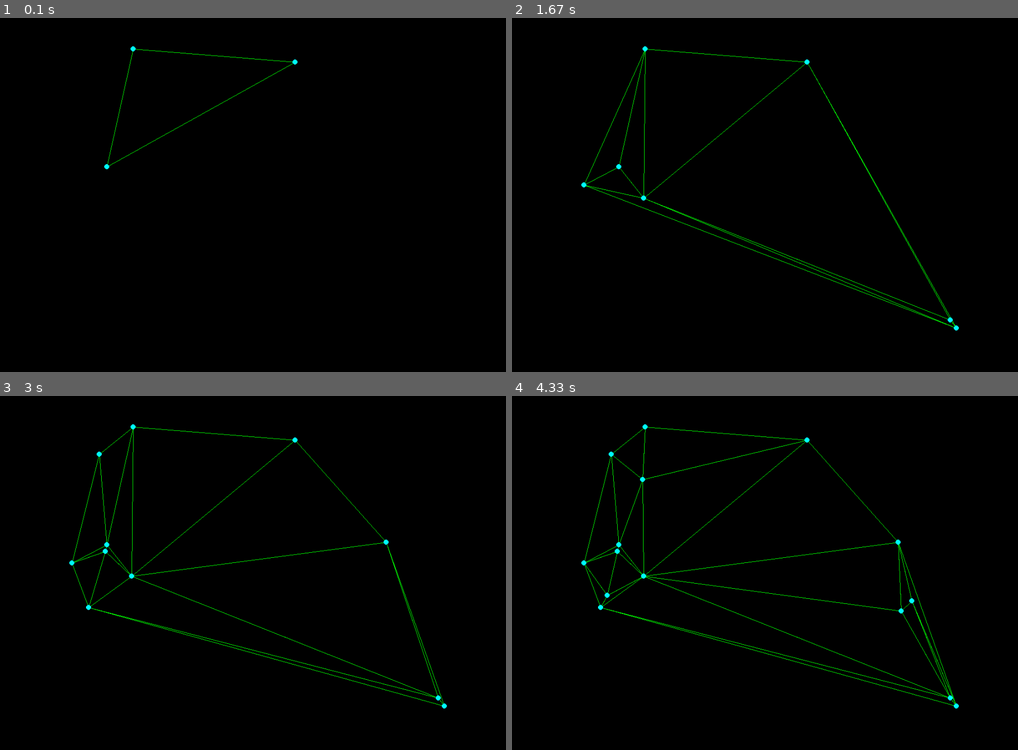
Above: before the commit, frames 1-4 (two rows, left to right).
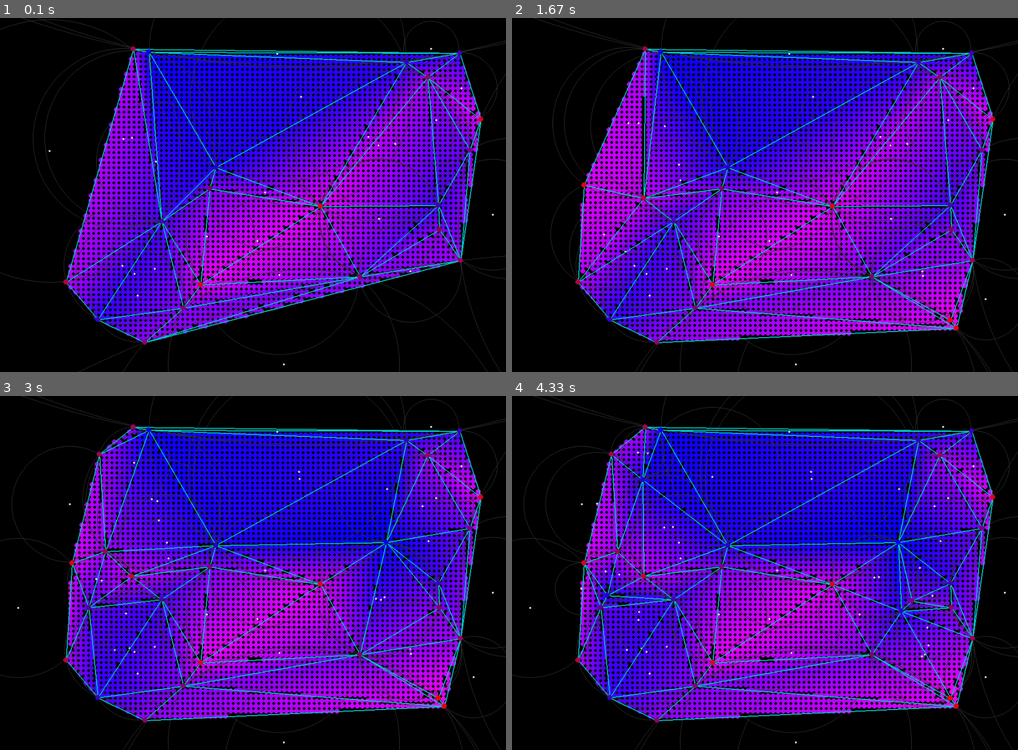
Above: after the commit, the same moments.

Repository: zainkhan-afk/Delaunay-Triangulation-Pygame
Game: pygame game, started from main.py
The game is run twice, just before and just after one commit, with the same random seed, the same clock (stepped at 60 frames per second) and the same inputs.
Inputs (mouse positions are in pixels of both pictures, inside the frame that each line leads up to):
- Up to frame 1 (0.1 s): no input
- Up to frame 2 (1.67 s): press the mouse at (765, 219) at 0.37 s; move the mouse to (704, 209) at 0.47 s; release the mouse at (643, 198) at 0.6 s; press the mouse at (765, 219) at 0.7 s; move the mouse to (856, 269) at 0.8 s; release the mouse at (952, 318) at 0.93 s; press the mouse at (765, 219) at 1.03 s; move the mouse to (673, 202) at 1.13 s; release the mouse at (582, 184) at 1.27 s; press the mouse at (765, 219) at 1.37 s; move the mouse to (861, 272) at 1.47 s; release the mouse at (957, 325) at 1.6 s
- Up to frame 3 (3 s): press the mouse at (253, 597) at 1.7 s; move the mouse to (318, 569) at 1.8 s; release the mouse at (384, 541) at 1.93 s; press the mouse at (253, 597) at 2.03 s; move the mouse to (172, 601) at 2.13 s; release the mouse at (86, 608) at 2.27 s; press the mouse at (253, 597) at 2.37 s; move the mouse to (177, 523) at 2.47 s; release the mouse at (101, 452) at 2.6 s; press the mouse at (253, 597) at 2.7 s; move the mouse to (182, 573) at 2.8 s; release the mouse at (106, 551) at 2.93 s
- Up to frame 4 (4.33 s): press the mouse at (765, 597) at 3.03 s; move the mouse to (835, 604) at 3.13 s; release the mouse at (901, 611) at 3.27 s; press the mouse at (765, 597) at 3.37 s; move the mouse to (689, 594) at 3.47 s; release the mouse at (608, 594) at 3.6 s; press the mouse at (765, 597) at 3.7 s; move the mouse to (704, 537) at 3.8 s; release the mouse at (643, 477) at 3.93 s; press the mouse at (765, 597) at 4.03 s; move the mouse to (840, 597) at 4.13 s; release the mouse at (911, 601) at 4.27 s

The runs differ from the first frame. In frame 1, 46% of the frame differs, in the area x 0-100%, y 0-100%; in frame 2, 52%; in frame 3, 53%; in frame 4, 53%.

Commit message:
Added mesh filling

Diff:
--- a/edge.py
+++ b/edge.py
@@ -8,12 +8,6 @@
 
 		self.point_distance = GetDistance(point1, point2)
 
-	def AddPoint(self, point):
-		if len(self.points) < 2:
-			self.points.append(point)
-		else:
-			print("Edge already has 2 points, can't add more.")
-
 	def __str__(self):
 		out_str = "\nEdge - "
 
@@ -23,4 +17,7 @@
 		return out_str
 
 	def __eq__(self, other):
-		return (self.points[0] == other.points[0] and self.points[1] == other.points[1]) or (self.points[0] == other.points[1] and self.points[1] == other.points[0])
+		condition1 = self.points[0] == other.points[0] and self.points[1] == other.points[1]
+		condition2 = self.points[0] == other.points[1] and self.points[1] == other.points[0]
+
+		return  condition1 or condition2
--- a/main.py
+++ b/main.py
@@ -10,11 +10,11 @@
 import numpy as np
 
 random.seed(15)
-N = 3
+N = 20
 DT = DelaunayTriangulation()
 
 for i in range(N):
-	point = Point(randint(50, 950), randint(50, 650), 1)
+	point = Point(randint(50, 950), randint(50, 650), randint(0, 50))
 
 	DT.AddPoint(point)
 
@@ -32,7 +32,7 @@
 		if event.type == pygame.MOUSEBUTTONUP:
 			pos = pygame.mouse.get_pos()
 
-			point = Point(pos[0], pos[1], 1)
+			point = Point(pos[0], pos[1], randint(0, 50))
 			print("Point Added")
 			print(point)
 			DT.AddPoint(point)
--- a/point.py
+++ b/point.py
@@ -16,5 +16,8 @@
 	def __add__(self, other):
 		return Point(self.x + other.x, self.y + other.y, self.z + other.z)
 
+	def __sub__(self, other):
+		return Point(self.x - other.x, self.y - other.y, self.z - other.z)
+
 	def __truediv__ (self, value):
 		return Point(self.x/value, self.y/value, self.z/value)
--- a/renderer.py
+++ b/renderer.py
@@ -1,4 +1,8 @@
 import pygame
+import numpy as np
+from point import Point
+from edge import Edge
+from utils import *
 
 class Renderer:
 	def __init__(self, width = 1000, height = 700, title = "Delaunay Triangulation"):
@@ -7,24 +11,113 @@
 		self.title = title
 
 		self.background_color = (0, 0, 0)
-		self.edge_color = (0, 255, 0)
-		self.point_color = (0, 255, 255)
+		self.edge_color = (0, 200, 200)
+		self.point_color = (200, 200, 0)
 		self.point_radius = 5
 
 		self.screen = pygame.display.set_mode((self.width, self.height))
 		pygame.display.set_caption(self.title)
 
+		self.regenerate_mesh_fill = True
+
 	def Clear(self):
+		self.regenerate_mesh_fill = True
 		self.screen.fill(self.background_color)
 
+	def GenerteMeshFill(self, mesh):
+		# pxarray = pygame.PixelArray(self.screen)
+		for triangle in mesh:
+			p1 = triangle.edges[0].points[0]
+			p2 = triangle.edges[1].points[0]
+			p3 = triangle.edges[2].points[0]
+
+			p12 = p2 - p1
+			p13 = p3 - p1
+
+			v1 = np.array([p12.x, p12.y, p12.z])
+			v2 = np.array([p13.x, p13.y, p13.z])
+
+			eq = np.cross(v1, v2)
+
+			a = eq[0]
+			b = eq[1]
+			c = eq[2]
+
+			d = a*p1.x + b*p1.y + c*p1.z
+
+			min_x = min(p1.x, p2.x, p3.x)
+			max_x = max(p1.x, p2.x, p3.x)
+
+			min_y = min(p1.y, p2.y, p3.y)
+			max_y = max(p1.y, p2.y, p3.y)
+
+			min_z = min(p1.z, p2.z, p3.z)
+			max_z = max(p1.z, p2.z, p3.z)
+
+			# total_area = GetTriangleArea(triangle.edges[0], triangle.edges[1], triangle.edges[2])
+			total_area = GetTriangleArea(p1, p2, p3)
+
+			for x in range(min_x, max_x, 10):
+				for y in range(min_y, max_y, 10):
+					z = (d - a*x - b*y)/c
+					p_temp = Point(x, y, z)
+
+					# e1 = Edge(p_temp, p1)
+					# e2 = Edge(p1, p2)
+					# e3 = Edge(p2, p_temp)
+					# area_1 = GetTriangleArea(e1, e2, e3)
+					# e1 = Edge(p_temp, p2)
+					# e2 = Edge(p2, p3)
+					# e3 = Edge(p3, p_temp)
+					# area_2 = GetTriangleArea(e1, e2, e3)
+					# e1 = Edge(p_temp, p3)
+					# e2 = Edge(p3, p1)
+					# e3 = Edge(p1, p_temp)
+					# area_3 = GetTriangleArea(e1, e2, e3)
+
+					area_1 = GetTriangleArea(p_temp, p1, p2)
+					area_2 = GetTriangleArea(p_temp, p1, p3)
+					area_3 = GetTriangleArea(p_temp, p2, p3)
+
+					if (area_1 + area_2 + area_3)>total_area:
+						# print((area_1 + area_2 + area_3), total_area)
+						continue
+
+
+					r_color = int(255 * z/50)
+					g_color = 0
+					b_color = int(255 * (50 - z)/50)
+
+					if r_color>255:
+						r_color = 255
+
+					if r_color<0:
+						r_color = 0
+
+					if b_color>0:
+						b_color = 255
+
+					if b_color<0:
+						b_color = 0
+					color = (r_color, g_color, b_color)
+					# pxarray[x, y] = color
+					pygame.draw.circle(self.screen, color, (x, y), 5)
+
+		self.regenerate_mesh_fill = False
+
 	def Render(self, mesh):
+		if self.regenerate_mesh_fill:
+			self.GenerteMeshFill(mesh)
 		for triangle in mesh:
-			# pygame.draw.circle(self.screen, (125, 125, 125), (triangle.circum_circle.circum_center.x, triangle.circum_circle.circum_center.y), 2)
-			# pygame.draw.circle(self.screen, (125, 125, 125), (triangle.circum_circle.circum_center.x, triangle.circum_circle.circum_center.y), triangle.circum_circle.radius, width = 3)
+			pygame.draw.circle(self.screen, (225, 225, 225), (triangle.circum_circle.circum_center.x, triangle.circum_circle.circum_center.y), 2)
+			pygame.draw.circle(self.screen, (50, 50, 50), (triangle.circum_circle.circum_center.x, triangle.circum_circle.circum_center.y), triangle.circum_circle.radius, width = 1)
+
+		for triangle in mesh:
 			for edge in triangle.edges:
-				pygame.draw.line(self.screen, self.edge_color, (edge.points[0].x, edge.points[0].y), (edge.points[1].x, edge.points[1].y), 1)
+				pygame.draw.line(self.screen, self.edge_color, (edge.points[0].x, edge.points[0].y), (edge.points[1].x, edge.points[1].y), 2)
 				for point in edge.points:
-					pygame.draw.circle(self.screen, self.point_color, (point.x, point.y), self.point_radius)
+					color = (255 * point.z/50, 0, 255 * (50 - point.z)/50)
+					pygame.draw.circle(self.screen, color, (point.x, point.y), self.point_radius)
 
 
 		pygame.display.flip()
--- a/utils.py
+++ b/utils.py
@@ -1,4 +1,32 @@
 import numpy as np
 
-def GetDistance(p1, p2):
+def GetDistance(p1, p2 = None):
+	if p2 is None:
+		return np.sqrt((p1.x - 0)**2 + (p1.y - 0)**2)
 	return np.sqrt((p1.x - p2.x)**2 + (p1.y - p2.y)**2)
+
+
+def GetSlope(p1, p2):
+	m = (p2.y - p1.y) / (p2.x - p1.x)
+
+	return m
+
+# def GetTriangleArea(e1, e2, e3):
+# 	s = 1/2 * (e1.point_distance + e2.point_distance + e3.point_distance)
+
+# 	v1 = (s - e1.point_distance)
+# 	v2 = (s - e2.point_distance)
+# 	v3 = (s - e3.point_distance)
+
+# 	area = np.sqrt(s*v1*v2*v3)
+
+# 	return area
+def GetTriangleArea(p1, p2, p3):
+	# m = np.array([
+	# 				[p1.x, p1.y, 1],
+	# 				[p2.x, p2.y, 1],
+	# 				[p3.x, p3.y, 1],
+	# 				])
+	# area = np.linalg.det(m)*0.5
+	area = 0.5*((p1.x*p2.y + p2.x*p3.y + p3.x*p1.y) - (p2.x*p1.y + p3.x*p2.y + p1.x*p3.y))
+	return abs(area)
